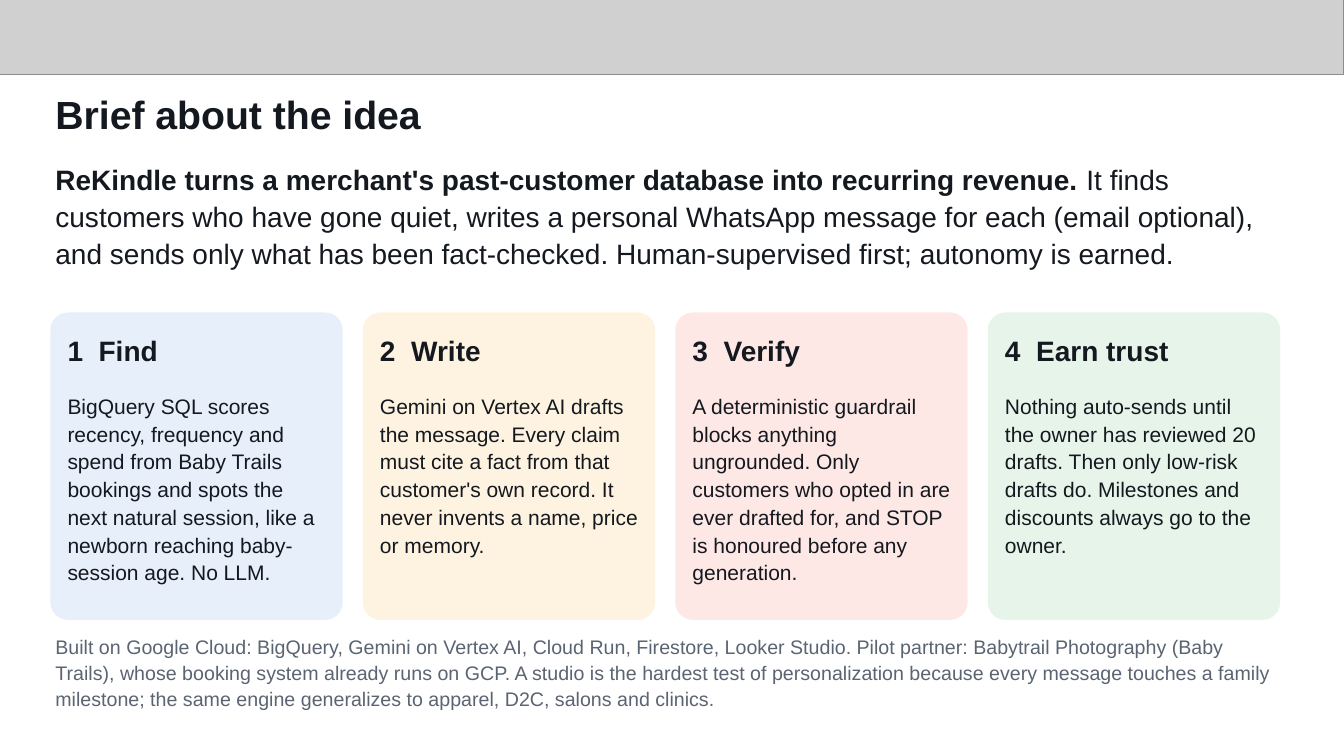
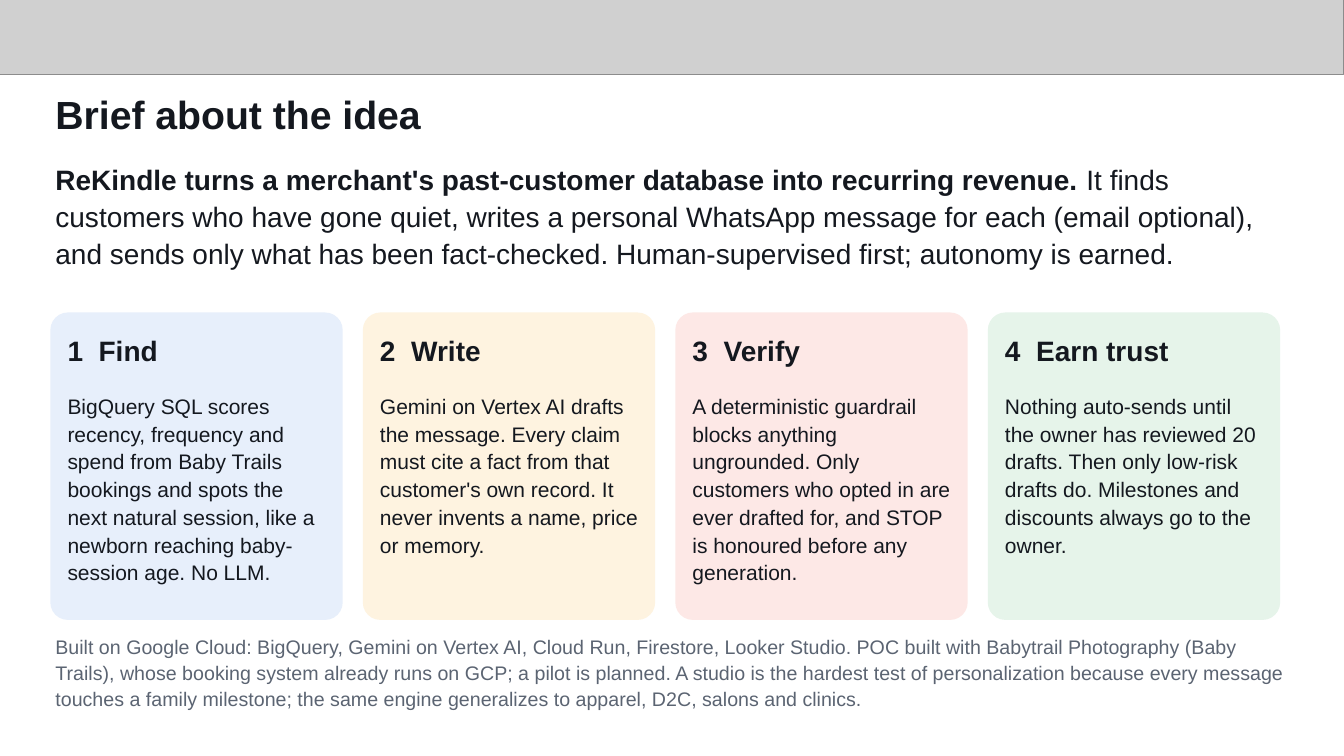
Before and after one commit to JayMandava/rekindle, a slide deck: slide 2 of docs/deck/ReKindle_AI_Builder_Cup.pptx. Drawn at 1344x756 pixels with LibreOffice and Linux fonts; fonts in the diff are those of the drawing; grey boxes stand for pictures. Boxes give left, top, right and bottom in pixels: in the first picture for what was removed or moved away, otherwise in the second. Text is boxed around its words. In the diff, an @@ line names an element or a change of style, - is before the commit and + after.

Commit message:
Reword deck: POC with pilot planned, not live customers

```diff
--- a/docs/deck/ReKindle_AI_Builder_Cup.pptx
+++ b/docs/deck/ReKindle_AI_Builder_Cup.pptx
@@ text at (55, 640, 1283, 710): text changed @@
-Built on Google Cloud: BigQuery, Gemini on Vertex AI, Cloud Run, Firestore, Looker Studio. Pilot partner: Babytrail Photography (Baby Trails), whose booking system already runs on GCP. A studio is the hardest test of personalization because every message touches a family milestone; the same engine generalizes to apparel, D2C, salons and clinics.
+Built on Google Cloud: BigQuery, Gemini on Vertex AI, Cloud Run, Firestore, Looker Studio. POC built with Babytrail Photography (Baby Trails), whose booking system already runs on GCP; a pilot is planned. A studio is the hardest test of personalization because every message touches a family milestone; the same engine generalizes to apparel, D2C, salons and clinics.
```
Also in this commit, not shown: 1 other slide changed, 2 other files.
